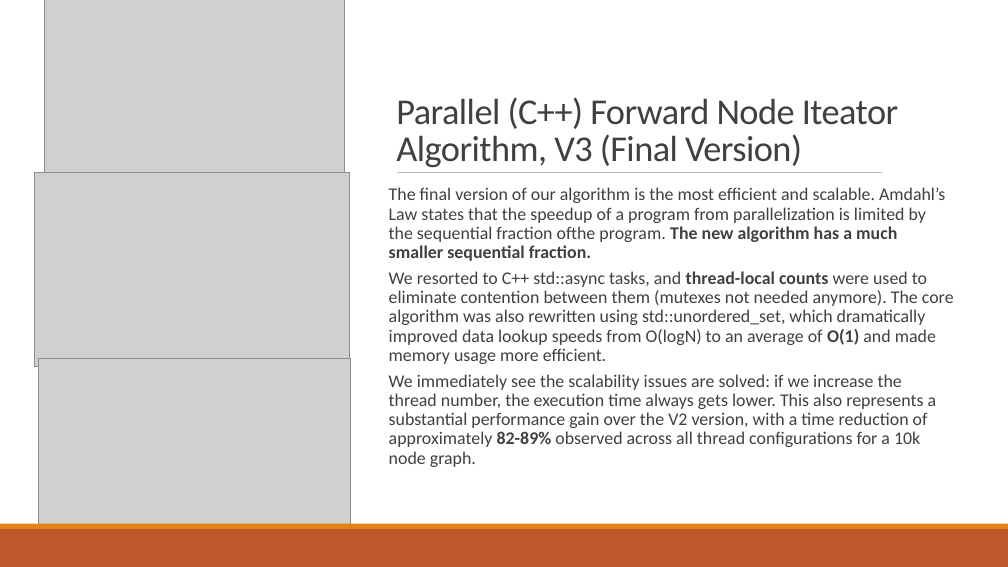
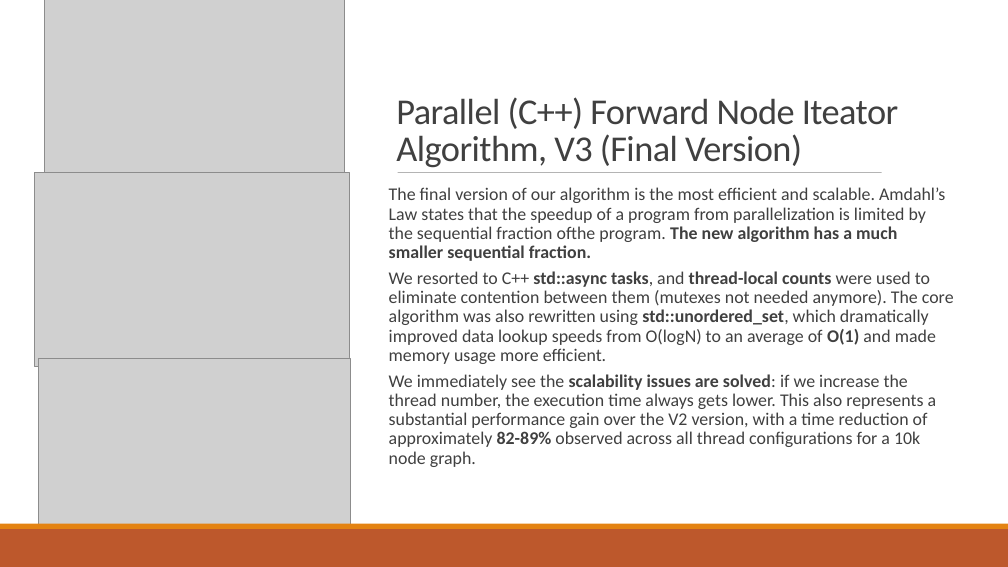
Before and after one commit to RiccardoRevalor/ParallelTriangleCounting, a slide deck: slide 6 of presentation.pptx. Drawn at 1008x567 pixels with LibreOffice and Linux fonts; fonts in the diff are those of the drawing; grey boxes stand for pictures. Boxes give left, top, right and bottom in pixels: in the first picture for what was removed or moved away, otherwise in the second. Text is boxed around its words. In the diff, an @@ line names an element or a change of style, - is before the commit and + after.

Commit message:
fix: fixed slide node it parallel v1

```diff
--- a/presentation.pptx
+++ b/presentation.pptx
@@ text at [389, 271, 954, 467]: bold on in "std::async tasks, std::unordered_set,", "scalability issues are solved:" @@
```
Also in this commit, not shown: 1 other slide changed.
